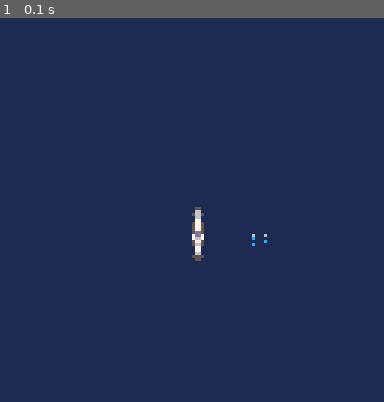
Above: before the commit, frame 1.
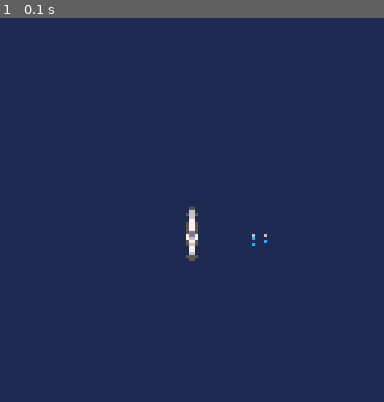
Above: after the commit, the same moment.

Repository: fab-industries/subsim
Game: PICO-8 cartridge subsim.p8
Two runs of this game, one before a commit and one after it. Both use one fixed random seed, a clock stepped at 60 frames per second and the inputs below.
Inputs:
- Up to frame 1 (0.1 s): no input

The runs differ from the first frame. In frame 1, 0.5% of the frame differs, in the area x 48-54%, y 49-64%.

Commit message:
Added cartridge label

Diff:
--- a/subsim.p8
+++ b/subsim.p8
@@ -1,7 +1,10 @@
 pico-8 cartridge // http://www.pico-8.com
 version 27
 __lua__
-x=62 y=60
+-- subsim
+-- by fabsh
+
+x=60 y=60
 
 function _update()
 end
